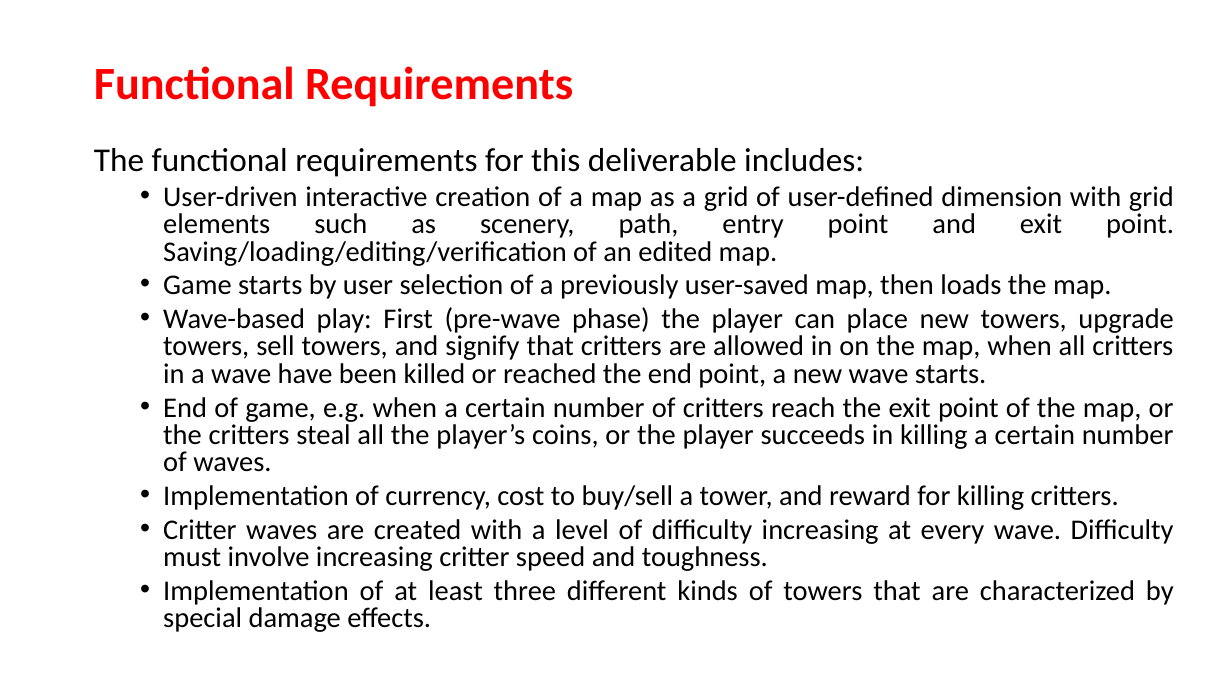
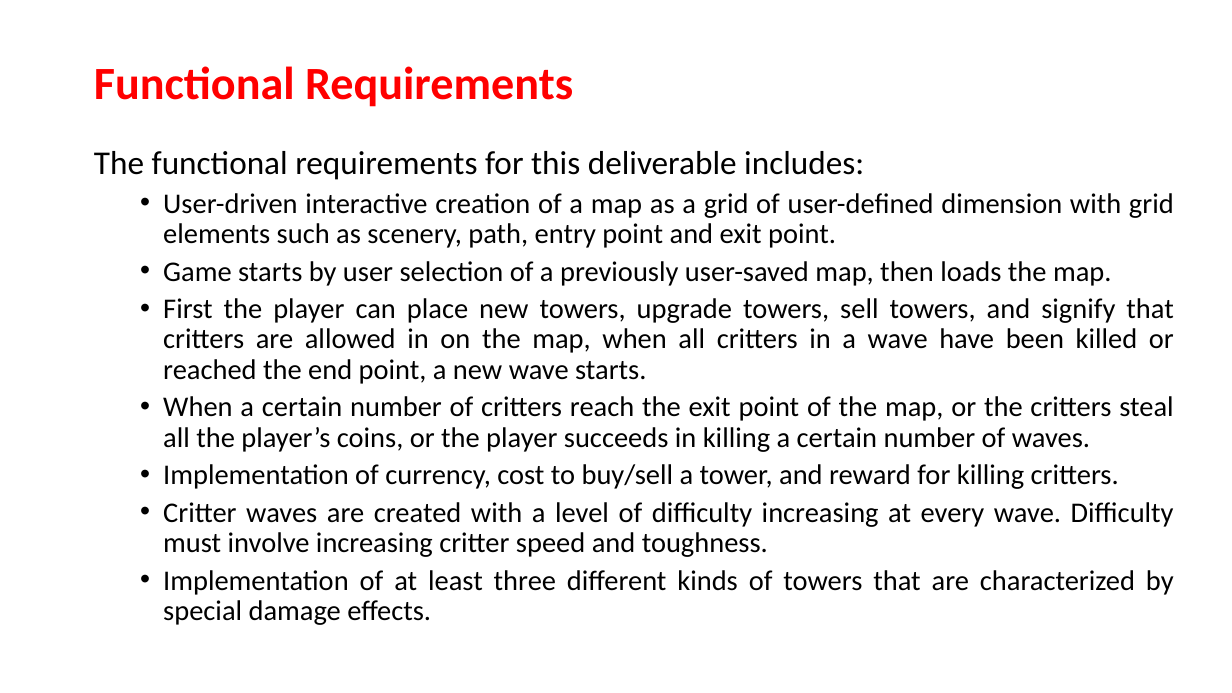
Before and after one commit to umerkk/TD-Game, a slide deck: slide 3 of document/Presentation.pptx. Drawn at 1232x693 pixels with LibreOffice and Linux fonts; fonts in the diff are those of the drawing. Boxes give left, top, right and bottom in pixels: in the first picture for what was removed or moved away, otherwise in the second. Text is boxed around its words. In the diff, an @@ line names an element or a change of style, - is before the commit and + after.

```diff
--- a/document/Presentation.pptx
+++ b/document/Presentation.pptx
@@ text at (x1=94, y1=151, x2=1174, y2=625): line spacing 0.8 to 0.9 @@
@@ text at (x1=163, y1=193, x2=1174, y2=248): text changed @@
-  • User-driven interactive creation of a map as a grid of user-defined dimension with grid elements such as scenery, path, entry point and exit point. Saving/loading/editing/verification of an edited map.
+  • User-driven interactive creation of a map as a grid of user-defined dimension with grid elements such as scenery, path, entry point and exit point.
@@ text at (x1=163, y1=298, x2=1174, y2=452): text changed @@
-  • Wave-based play: First (pre-wave phase) the player can place new towers, upgrade towers, sell towers, and signify that critters are allowed in on the map, when all critters in a wave have been killed or reached the end point, a new wave starts.
-  • End of game, e.g. when a certain number of critters reach the exit point of the map, or the critters steal all the player’s coins, or the player succeeds in killing a certain number of waves.
+  • First the player can place new towers, upgrade towers, sell towers, and signify that critters are allowed in on the map, when all critters in a wave have been killed or reached the end point, a new wave starts.
+  • When a certain number of critters reach the exit point of the map, or the critters steal all the player’s coins, or the player succeeds in killing a certain number of waves.
```
Also in this commit, not shown: 1 other slide changed, 1 other file.
